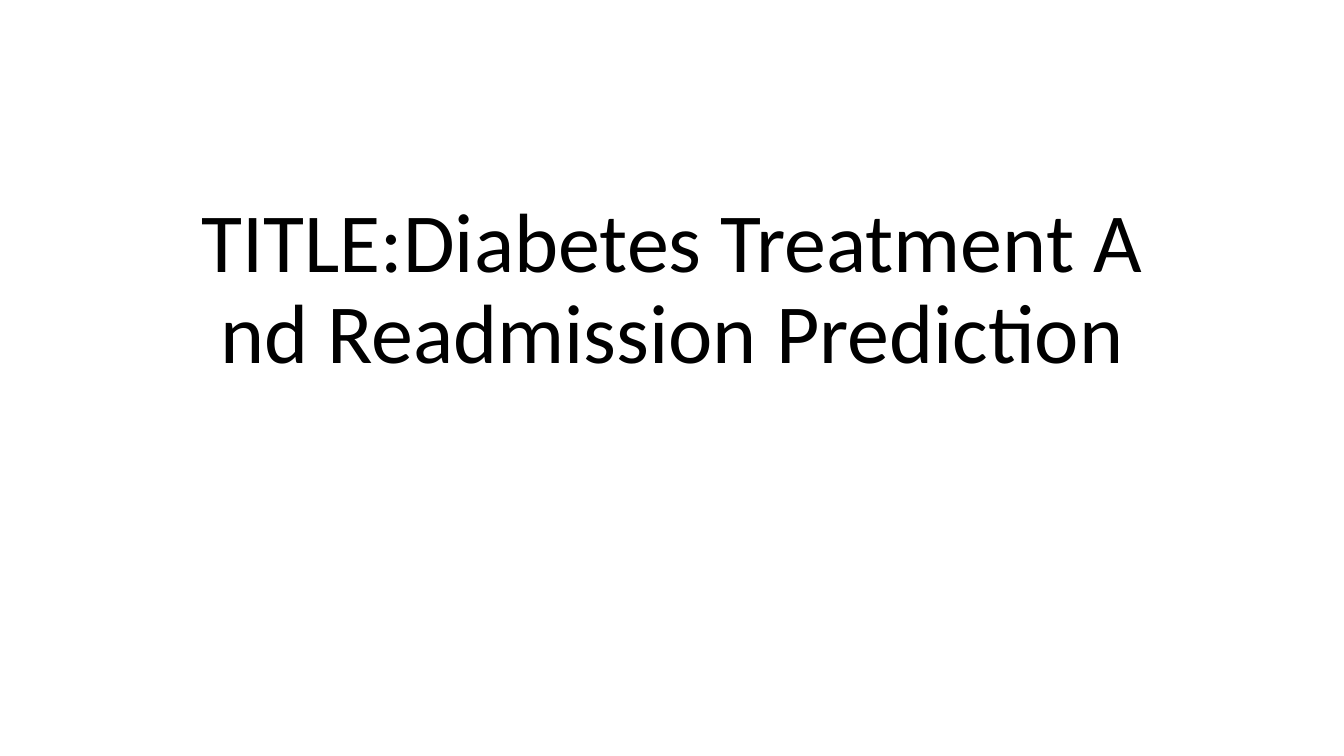
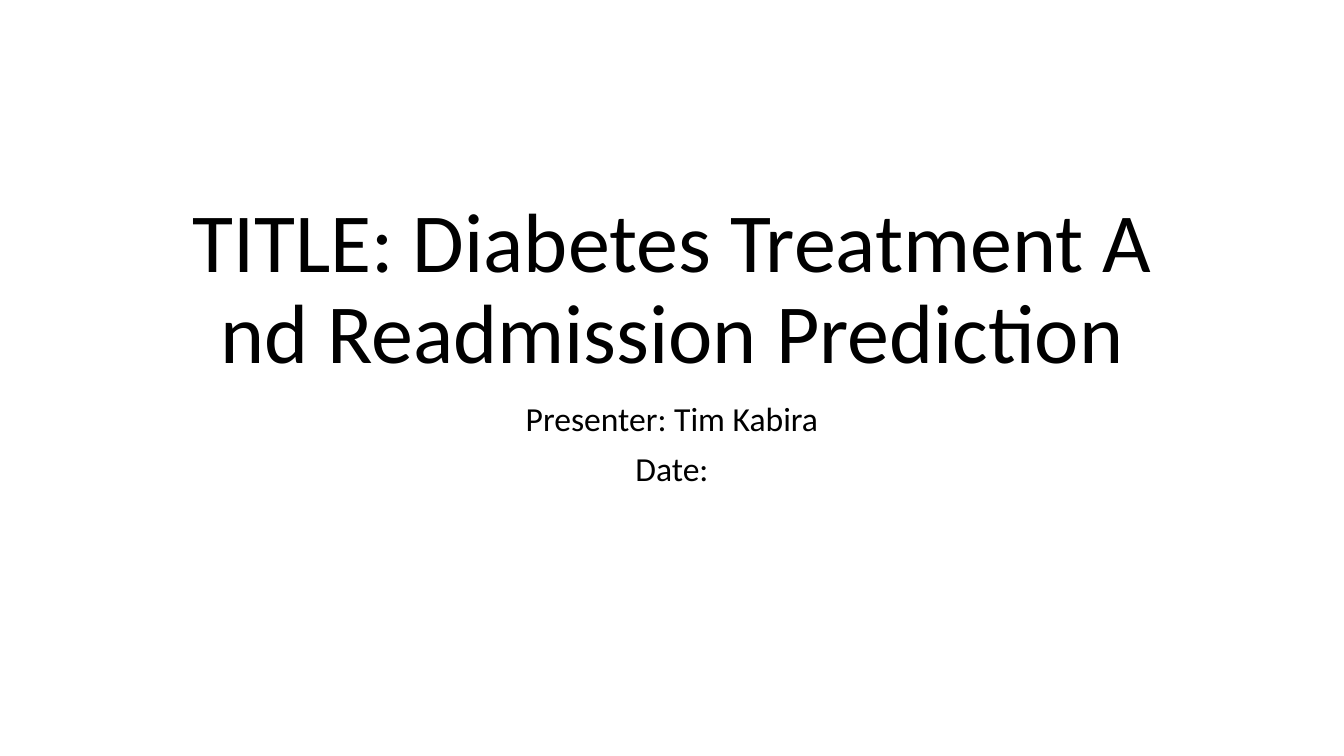
Before and after one commit to MburuMr/Diabetes-Readmission-Prediction, a slide deck: slide 1 of Presentation2.pptx (slide 2 before the commit). Drawn at 1344x756 pixels with LibreOffice and Linux fonts; fonts in the diff are those of the drawing. Boxes give left, top, right and bottom in pixels: in the first picture for what was removed or moved away, otherwise in the second. Text is boxed around its words. In the diff, an @@ line names an element or a change of style, - is before the commit and + after.

Commit message:
presentation

```diff
--- a/Presentation2.pptx
+++ b/Presentation2.pptx
@@ title at <box>192,213,1152,364</box>: spaces changed @@
-TITLE:Diabetes Treatment A nd Readmission Prediction
+TITLE: Diabetes Treatment A nd Readmission Prediction
@@ subtitle added at <box>526,407,818,482</box>, 24 pt, text #000000 @@
+Presenter: Tim Kabira
+Date:
```
Also in this commit, not shown: 2 slides added, 1 slide removed.
